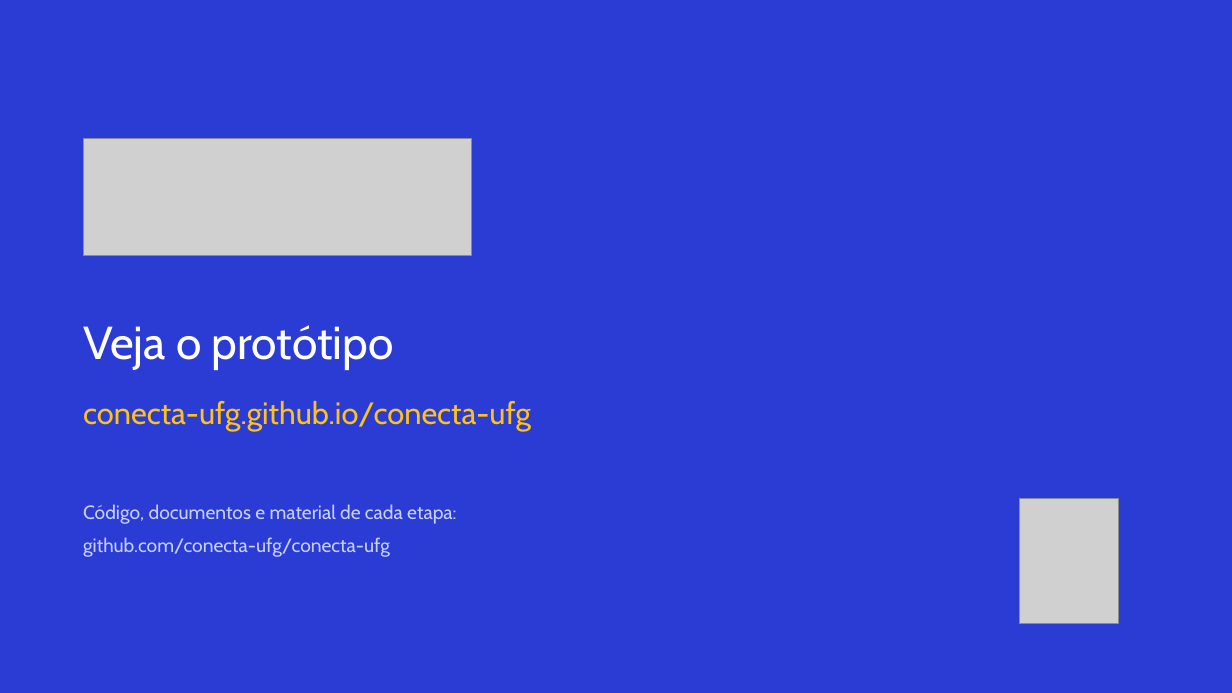
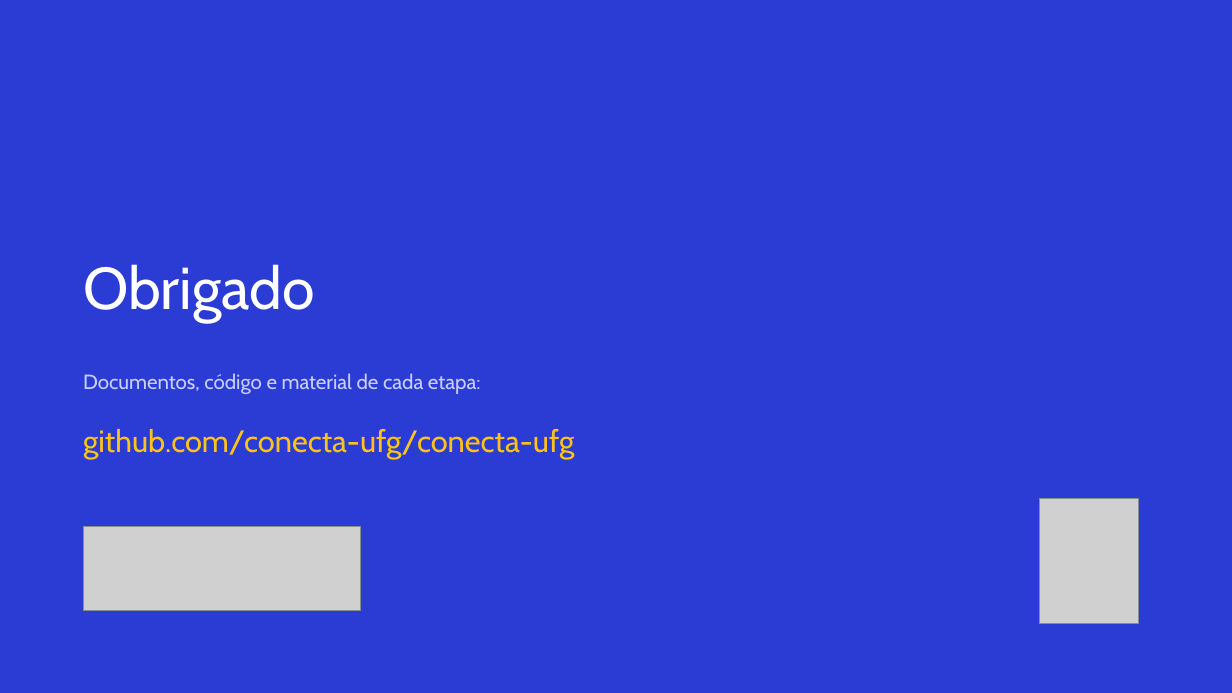
Before and after one commit to conecta-ufg/conecta-ufg, a slide deck: slide 15 of 05-Apresentacao/Apresentacao_Conecta_UFG.pptx (slide 14 before the commit). Drawn at 1232x693 pixels with LibreOffice and Linux fonts; fonts in the diff are those of the drawing; grey boxes stand for pictures. Boxes give left, top, right and bottom in pixels: in the first picture for what was removed or moved away, otherwise in the second. Text is boxed around its words. In the diff, an @@ line names an element or a change of style, - is before the commit and + after.

```diff
--- a/05-Apresentacao/Apresentacao_Conecta_UFG.pptx
+++ b/05-Apresentacao/Apresentacao_Conecta_UFG.pptx
@@ text added at bbox=[83, 264, 315, 323], 46 pt, text #FFFFFF @@
+Obrigado
@@ text at bbox=[83, 373, 481, 394]: text changed; size 36 to 16 pt; text colour #FFFFFF to #C9D0FF @@
-Veja o protótipo
+Documentos, código e material de cada etapa:
@@ text at bbox=[83, 429, 574, 458]: text changed @@
-conecta-ufg.github.io/conecta-ufg
+github.com/conecta-ufg/conecta-ufg
@@ text removed at bbox=[83, 504, 456, 557] @@
-Código, documentos e material de cada etapa:
-github.com/conecta-ufg/conecta-ufg
@@ picture: place and size @@
-picture at bbox=[1019, 499, 1118, 624]
+picture at bbox=[1040, 499, 1139, 624]
@@ picture: place and size @@
-picture at bbox=[83, 139, 471, 256]
+picture at bbox=[83, 527, 360, 611]
```
Also in this commit, not shown: 12 other slides changed, 2 slides added, 1 slide removed, 2 other files.
